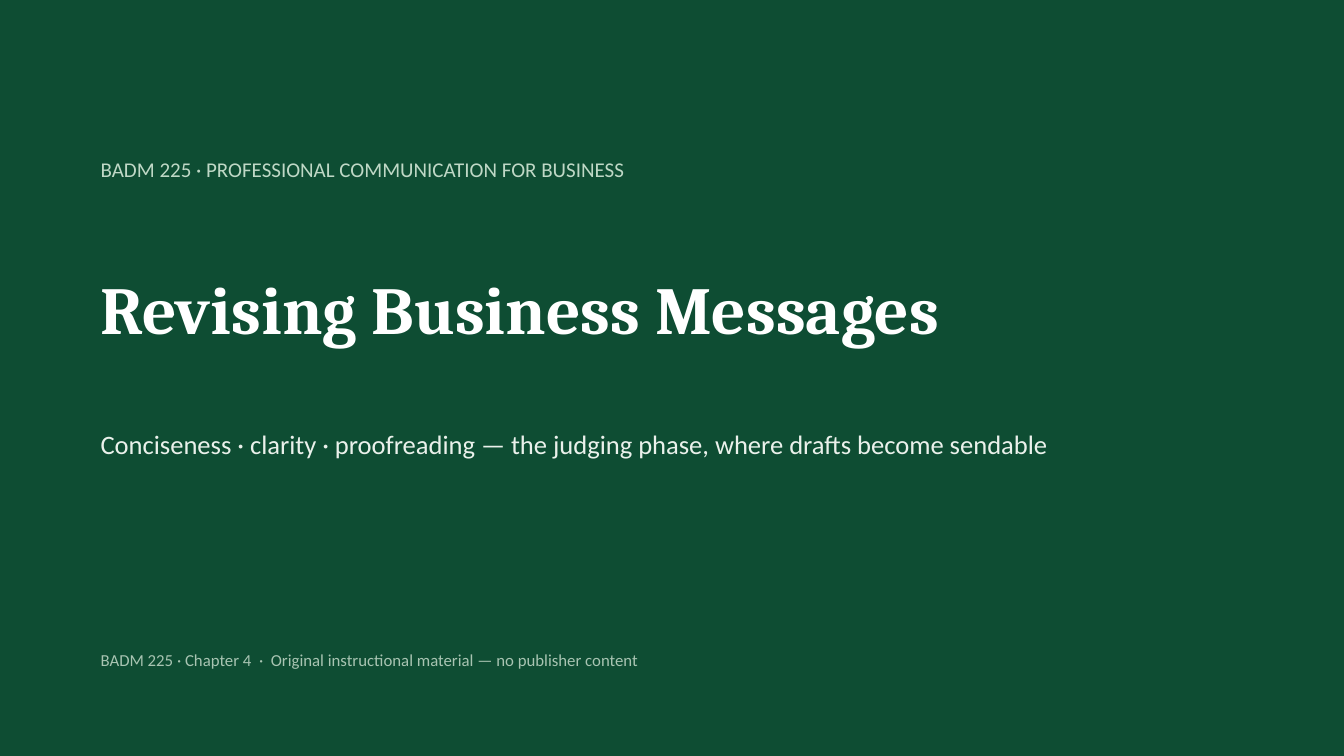
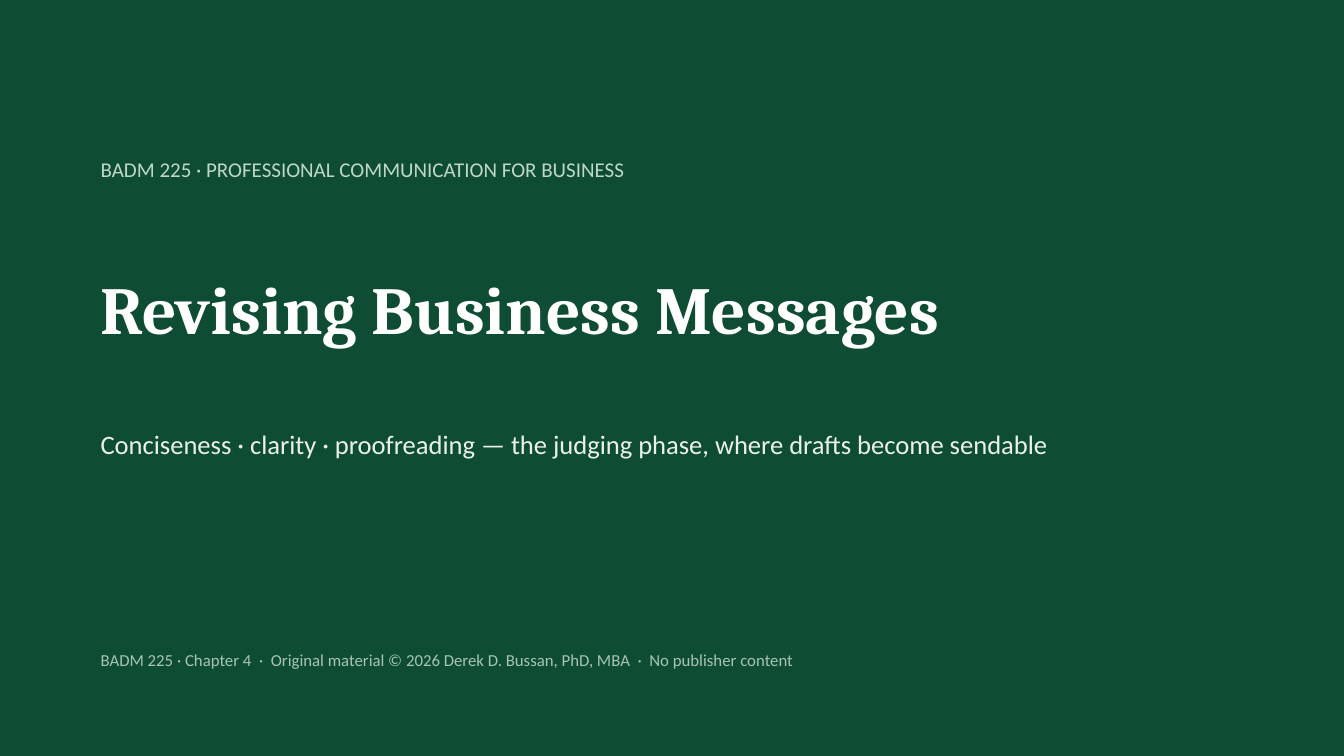
Before and after one commit to dbussan/badm-225, a slide deck: slide 1 of slides/ch04-revising-business-messages.pptx. Drawn at 1344x756 pixels with LibreOffice and Linux fonts; fonts in the diff are those of the drawing. Boxes give left, top, right and bottom in pixels: in the first picture for what was removed or moved away, otherwise in the second. Text is boxed around its words. In the diff, an @@ line names an element or a change of style, - is before the commit and + after.

```diff
--- a/slides/ch04-revising-business-messages.pptx
+++ b/slides/ch04-revising-business-messages.pptx
@@ text at bbox=[101, 654, 793, 669]: text changed @@
-BADM 225 · Chapter 4 · Original instructional material — no publisher content
+BADM 225 · Chapter 4 · Original material © 2026 Derek D. Bussan, PhD, MBA · No publisher content
```
Also in this commit, not shown: 17 other files.
